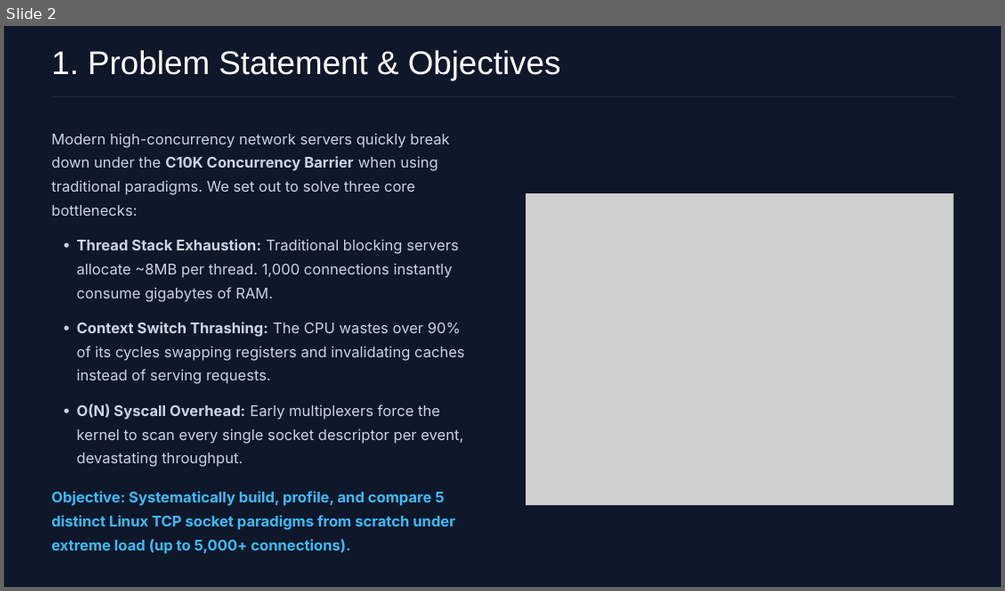
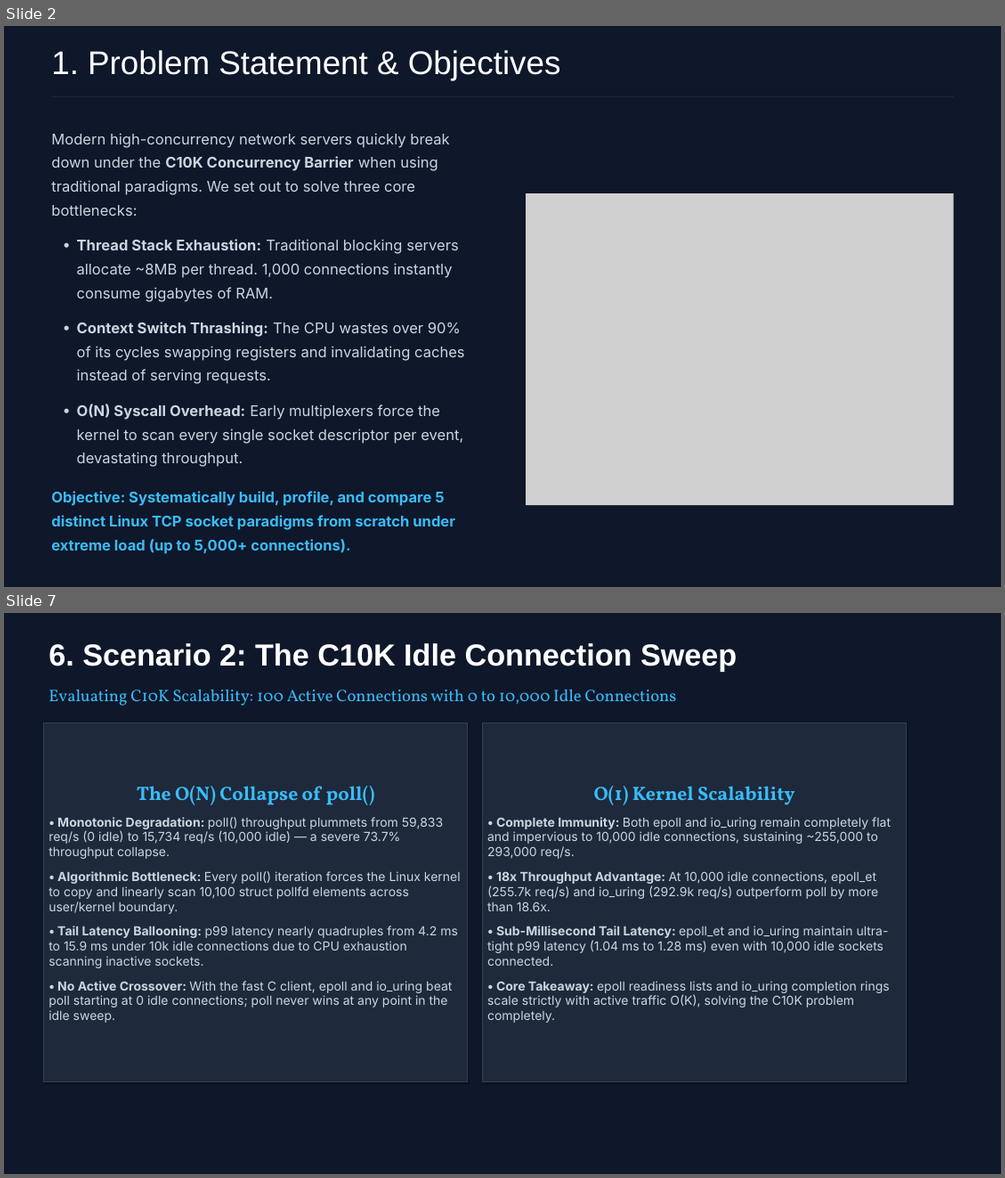
Before and after one commit to Suchith2212/CS331-T002-ScalableNetworkIO, a slide deck: ppt/Final_Presentation.pptx. Shown one above the other, each under a label of ours: slide 2 before the commit, slides 2 and 7 after it; the slides between them are not shown. The pictures are 1005x591 and 1005x1178 pixels, drawn with LibreOffice and Linux fonts; fonts in the diff are those of the drawing; grey boxes stand for pictures; background and template pictures are left out. Boxes give left, top, right and bottom in pixels: in the first picture for what was removed or moved away, otherwise in the second. Text is boxed around its words. In the diff, an @@ line names an element or a change of style, - is before the commit and + after.

```diff
--- a/ppt/Final_Presentation.pptx
+++ b/ppt/Final_Presentation.pptx
@@ slide 7 added at <box>4,613,1001,1174</box>, background #FFFFFF @@
@@ rectangle added at <box>4,613,1001,1174</box>, fill #0F172A, outline #0F172A 0.75 pt @@
@@ text added at <box>48,643,736,671</box>, 44 pt, text #FFFFFF, bold @@
+6. Scenario 2: The C10K Idle Connection Sweep
@@ text added at <box>48,689,677,706</box>, 24 pt, text #38BDF8 @@
+Evaluating C10K Scalability: 100 Active Connections with 0 to 10,000 Idle Connections
@@ rectangle added at <box>44,722,468,1081</box>, fill #1E293B, outline #334155 0.75 pt, 18 pt, text #CBD5E1 @@
+The O(N) Collapse of poll()
+• Monotonic Degradation: poll() throughput plummets from 59,833 req/s (0 idle) to 15,734 req/s (10,000 idle) — a severe 73.7% throughput collapse.
+• Algorithmic Bottleneck: Every poll() iteration forces the Linux kernel to copy and linearly scan 10,100 struct pollfd elements across user/kernel boundary.
+• Tail Latency Ballooning: p99 latency nearly quadruples from 4.2 ms to 15.9 ms under 10k idle connections due to CPU exhaustion scanning inactive sockets.
+• No Active Crossover: With the fast C client, epoll and io_uring beat poll starting at 0 idle connections; poll never wins at any point in the idle sweep.
@@ rectangle added at <box>483,722,906,1081</box>, fill #1E293B, outline #334155 0.75 pt, 18 pt, text #CBD5E1 @@
+O(1) Kernel Scalability
+• Complete Immunity: Both epoll and io_uring remain completely flat and impervious to 10,000 idle connections, sustaining ~255,000 to 293,000 req/s.
+• 18x Throughput Advantage: At 10,000 idle connections, epoll_et (255.7k req/s) and io_uring (292.9k req/s) outperform poll by more than 18.6x.
+• Sub-Millisecond Tail Latency: epoll_et and io_uring maintain ultra-tight p99 latency (1.04 ms to 1.28 ms) even with 10,000 idle sockets connected.
+• Core Takeaway: epoll readiness lists and io_uring completion rings scale strictly with active traffic O(K), solving the C10K problem completely.
```
Also in this commit, not shown: 4 slides changed, 1 other slide added, 2 other files.
